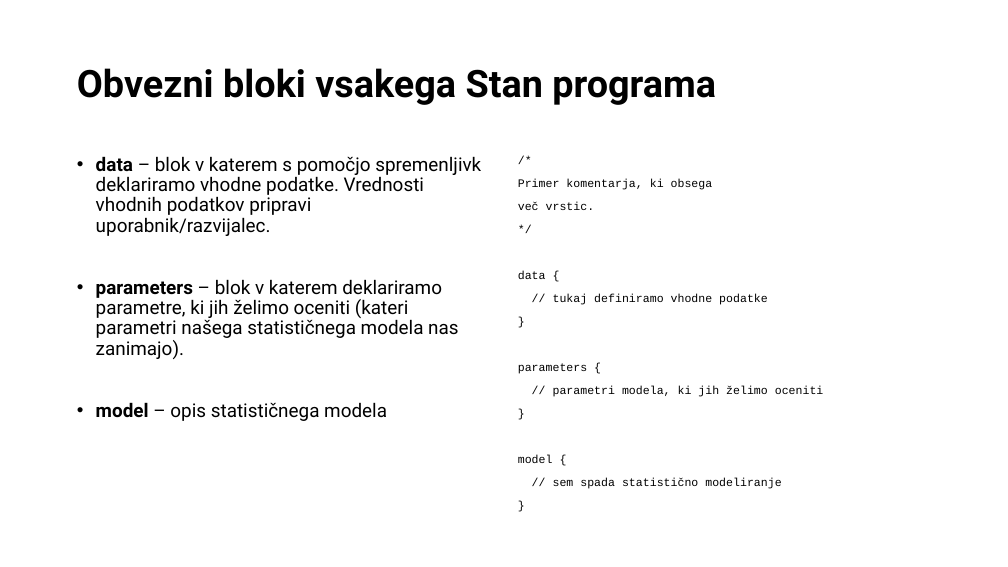
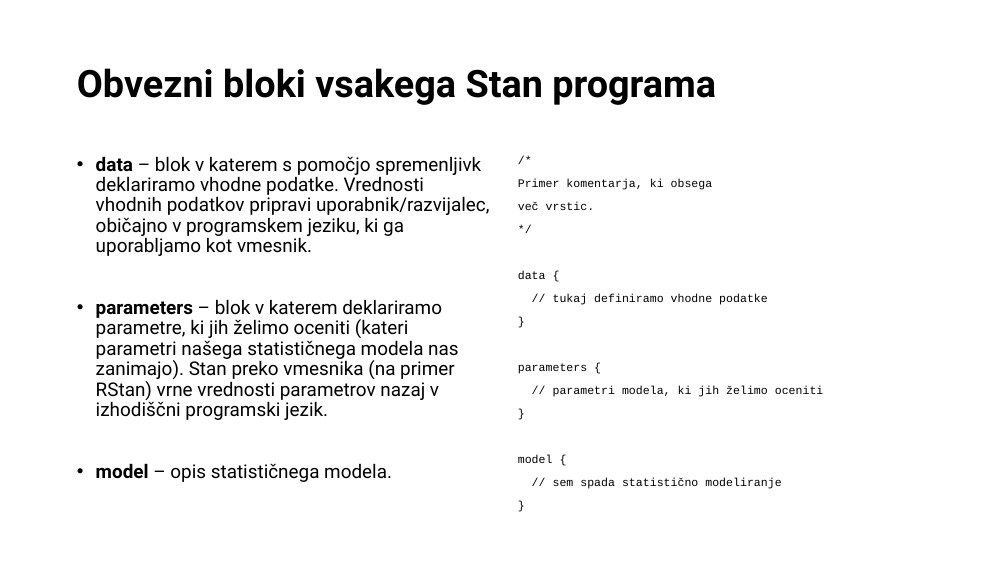
Before and after one commit to bstatcomp/Stan-Intro-Workshop, a slide deck: slide 38 of slides/prezentacija.pptx. Drawn at 1008x567 pixels with LibreOffice and Linux fonts; fonts in the diff are those of the drawing. Boxes give left, top, right and bottom in pixels: in the first picture for what was removed or moved away, otherwise in the second. Text is boxed around its words. In the diff, an @@ line names an element or a change of style, - is before the commit and + after.

```diff
--- a/slides/prezentacija.pptx
+++ b/slides/prezentacija.pptx
@@ text at [96,156,490,482]: text changed @@
-• data – blok v katerem s pomočjo spremenljivk deklariramo vhodne podatke. Vrednosti vhodnih podatkov pripravi uporabnik/razvijalec.
-• parameters – blok v katerem deklariramo parametre, ki jih želimo oceniti (kateri parametri našega statističnega modela nas zanimajo).
-• model – opis statističnega modela
+• data – blok v katerem s pomočjo spremenljivk deklariramo vhodne podatke. Vrednosti vhodnih podatkov pripravi uporabnik/razvijalec, običajno v programskem jeziku, ki ga uporabljamo kot vmesnik.
+• parameters – blok v katerem deklariramo parametre, ki jih želimo oceniti (kateri parametri našega statističnega modela nas zanimajo). Stan preko vmesnika (na primer RStan) vrne vrednosti parametrov nazaj v izhodiščni programski jezik.
+• model – opis statističnega modela.
```
Also in this commit, not shown: 5 other slides changed, 8 slides added, 2 slides removed, 18 other files.
